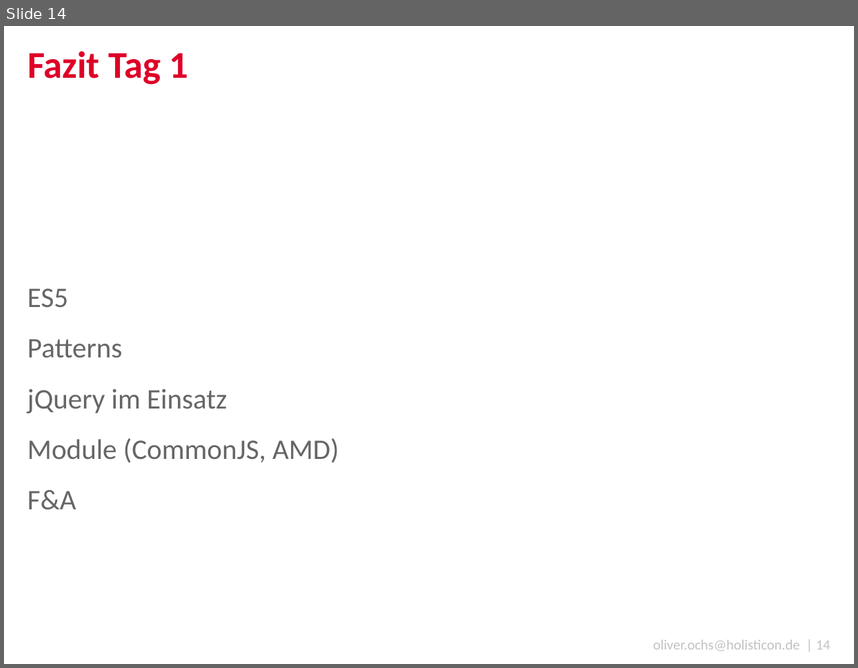
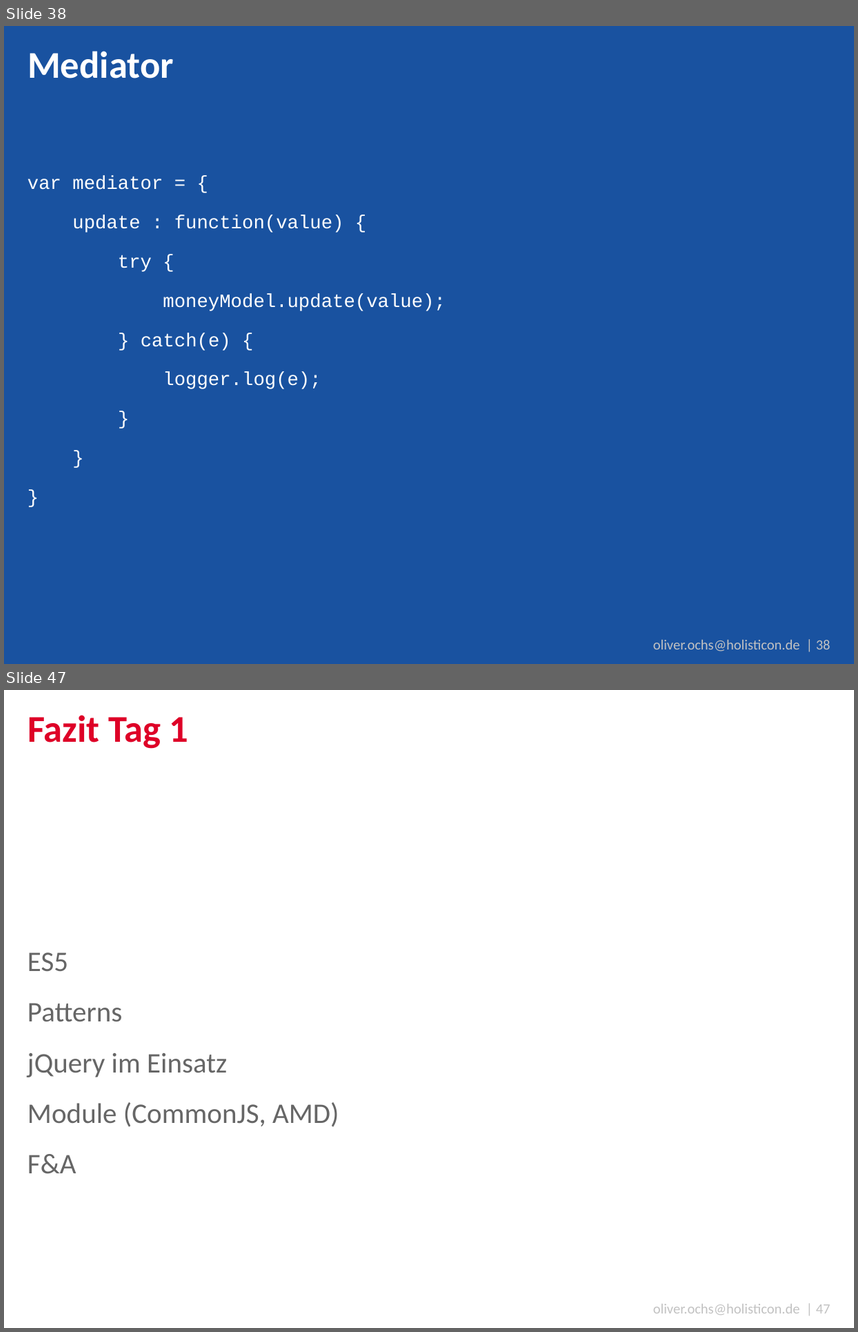
Before and after one commit to simonox/js-workshop, a slide deck: Tag 2.pptx. Shown one above the other, each under a label of ours: slide 14 before the commit, slides 38 and 47 after it; the slides between them are not shown. The pictures are 858x668 and 858x1332 pixels, drawn with LibreOffice and Linux fonts; fonts in the diff are those of the drawing; background and template pictures are left out. Boxes give left, top, right and bottom in pixels: in the first picture for what was removed or moved away, otherwise in the second. Text is boxed around its words. In the diff, an @@ line names an element or a change of style, - is before the commit and + after.

```diff
--- a/Tag 2.pptx
+++ b/Tag 2.pptx
@@ slide 38 added at bbox=[4, 26, 854, 664], background #1952A0; not listed: 1 template element that a slide beside it also shows @@
@@ title added at bbox=[27, 51, 174, 78], 32 pt, text #FFFFFF, bold @@
+Mediator
@@ text added at bbox=[27, 176, 446, 389], 16 pt, text #FFFFFF @@
+var mediator = {
+update : function(value) {
+try {
+moneyModel.update(value);
+} catch(e) {
+logger.log(e);
+}
+}
+}
@@ what was slide 14 is now slide 47 @@
@@ text at bbox=[653, 1303, 831, 1314]: text changed @@
-oliver.ochs@holisticon.de | 14
+oliver.ochs@holisticon.de | 47
```
Also in this commit, not shown: 32 other slides added.
